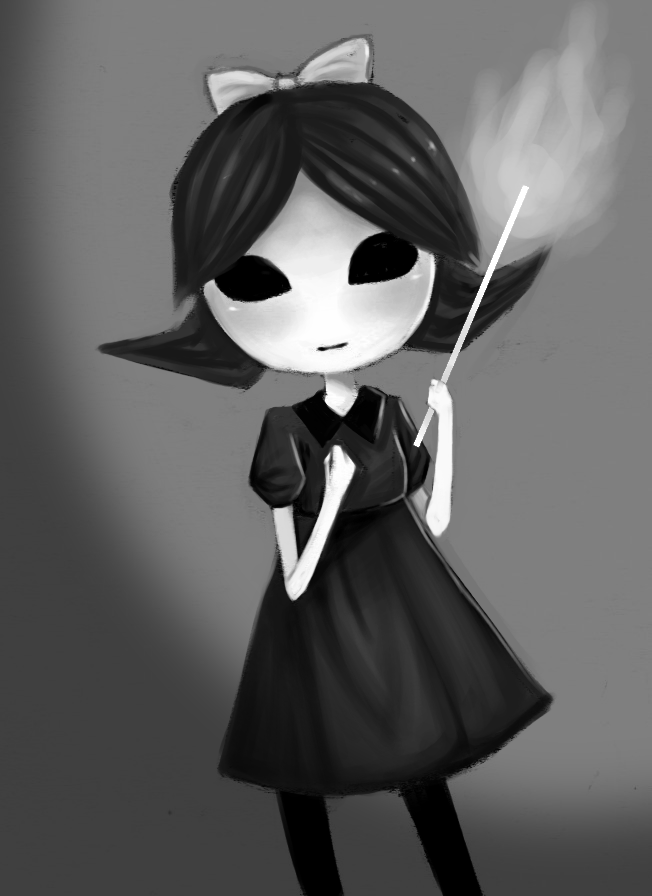
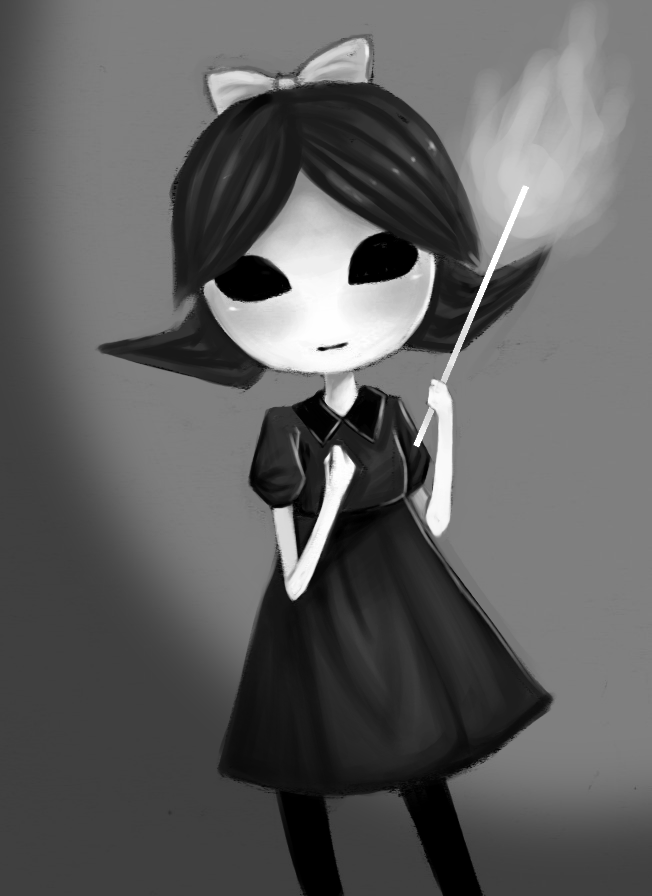
Before/after of a 652px x 896px layered artwork. What changed in the layer stack:
painted on "shadows" over [327,419,342,438]
painted on "shine" over [293,397,379,462]
painted on "Visible" over [323,370,453,450]
